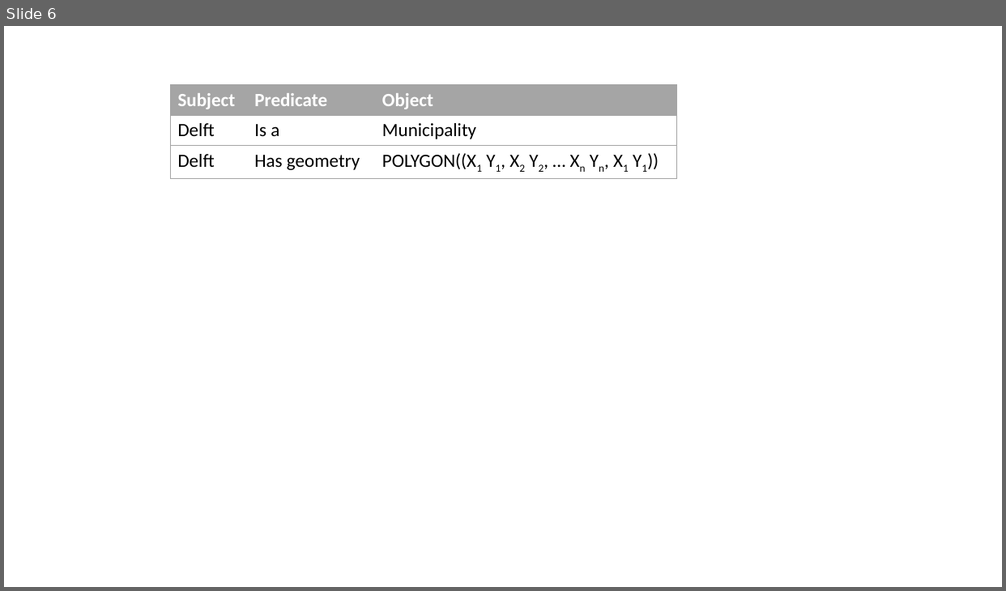
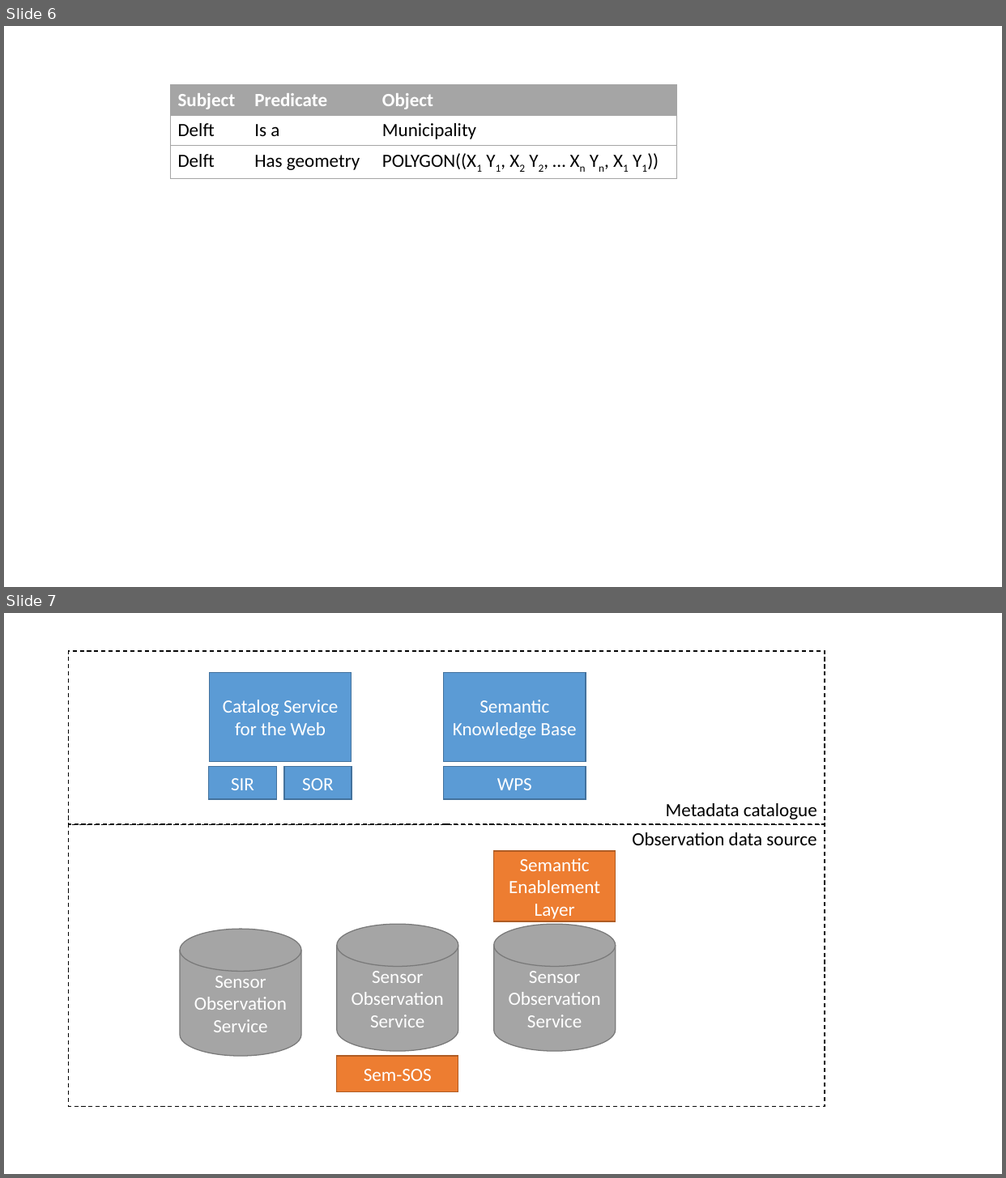
Before and after one commit to ivodeliefde/masterThesis, a slide deck: Reports/UML/diagram.pptx. Shown one above the other, each under a label of ours: slide 6 before the commit, slides 6 and 7 after it. The pictures are 1006x591 and 1006x1178 pixels, drawn with LibreOffice and Linux fonts; fonts in the diff are those of the drawing. Boxes give left, top, right and bottom in pixels: in the first picture for what was removed or moved away, otherwise in the second. Text is boxed around its words. In the diff, an @@ line names an element or a change of style, - is before the commit and + after.

```diff
--- a/Reports/UML/diagram.pptx
+++ b/Reports/UML/diagram.pptx
@@ slide 7 added at bbox=[4, 613, 1002, 1174], background #FFFFFF @@
@@ rectangle added at bbox=[68, 651, 825, 825], outline #000000 1 pt dashed @@
@@ rectangle added at bbox=[209, 672, 351, 761], fill #5B9BD5, outline #43739E 1 pt, 18 pt, text #FFFFFF @@
+Catalog Service for the Web
@@ rectangle added at bbox=[444, 672, 586, 761], fill #5B9BD5, outline #43739E 1 pt, 18 pt, text #FFFFFF @@
+Semantic Knowledge Base
@@ rectangle added at bbox=[208, 766, 276, 799], fill #5B9BD5, outline #43739E 1 pt, 18 pt, text #FFFFFF @@
+SIR
@@ rectangle added at bbox=[284, 766, 351, 799], fill #5B9BD5, outline #43739E 1 pt, 18 pt, text #FFFFFF @@
+SOR
@@ rectangle added at bbox=[444, 766, 586, 799], fill #5B9BD5, outline #43739E 1 pt, 18 pt, text #FFFFFF @@
+WPS
@@ text added at bbox=[666, 803, 817, 820], 18 pt, text #000000 @@
+Metadata catalogue
@@ rectangle added at bbox=[68, 825, 825, 1107], outline #000000 1 pt dashed @@
@@ rectangle added at bbox=[493, 851, 615, 922], fill #ED7D31, outline #AF5C24 1 pt, 18 pt, text #FFFFFF @@
+Semantic Enablement Layer
@@ text added at bbox=[632, 833, 816, 845], 18 pt, text #000000 @@
+Observation data source
@@ cylinder added at bbox=[337, 924, 458, 1052], fill #A5A5A5, outline #7A7A7A 1 pt, 18 pt, text #FFFFFF @@
+Sensor Observation Service
@@ cylinder added at bbox=[493, 924, 615, 1052], fill #A5A5A5, outline #7A7A7A 1 pt, 18 pt, text #FFFFFF @@
+Sensor Observation
+Service
@@ cylinder added at bbox=[180, 929, 301, 1056], fill #A5A5A5, outline #7A7A7A 1 pt, 18 pt, text #FFFFFF @@
+Sensor Observation
+Service
@@ rectangle added at bbox=[337, 1056, 458, 1093], fill #ED7D31, outline #AF5C24 1 pt, 18 pt, text #FFFFFF @@
+Sem-SOS
```
Also in this commit, not shown: 6 other files.
